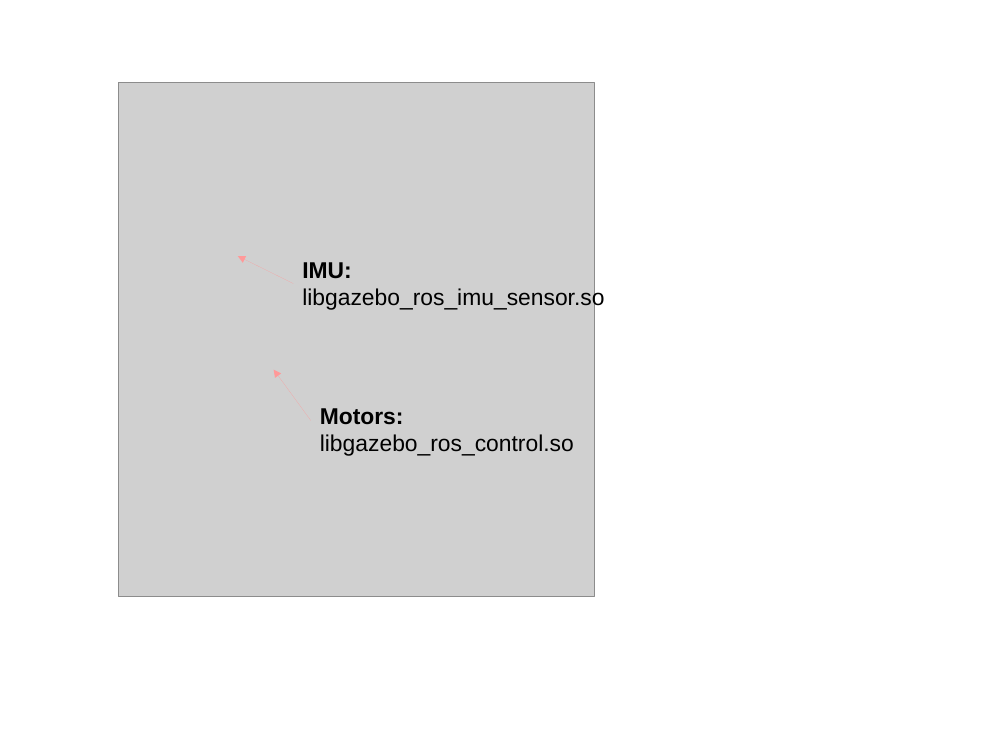
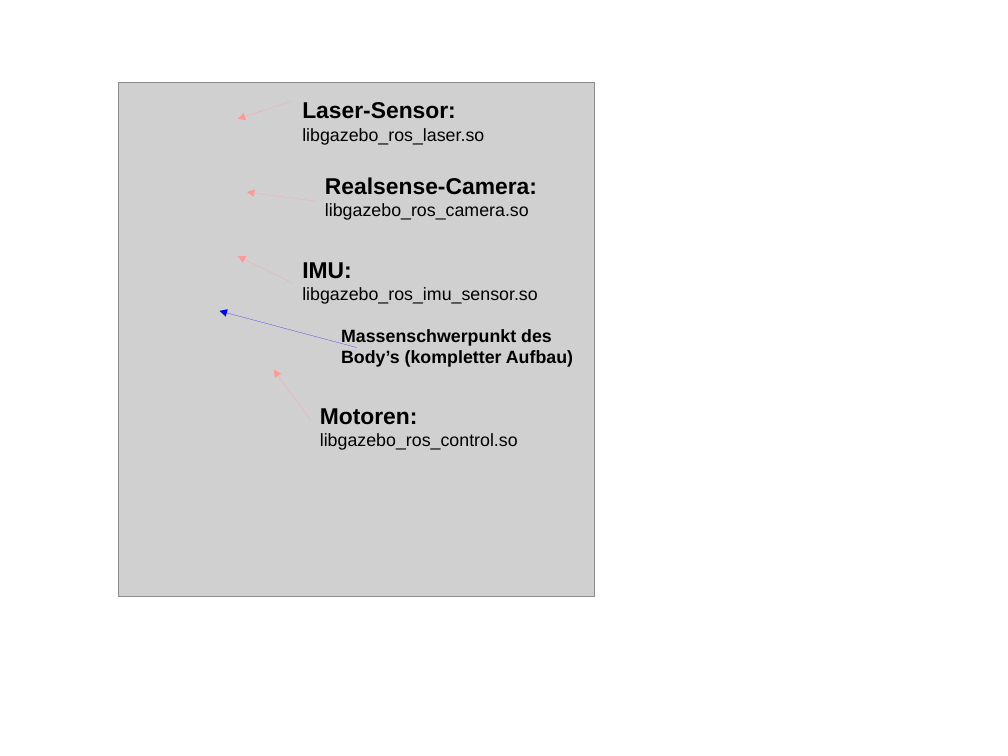
Before and after one commit to CesMak/bb, a slide deck: slide 1 of img/plugins_simulation.odp. Drawn at 1008x756 pixels with LibreOffice and Linux fonts; fonts in the diff are those of the drawing; grey boxes stand for pictures. Boxes give left, top, right and bottom in pixels: in the first picture for what was removed or moved away, otherwise in the second. Text is boxed around its words. In the diff, an @@ line names an element or a change of style, - is before the commit and + after.

```diff
--- a/img/plugins_simulation.odp
+++ b/img/plugins_simulation.odp
@@ arrow added from (294, 101) to (238, 119), #FF9999 0 pt @@
@@ text added at box(302, 102, 484, 145), 14 pt, text #000000 @@
+Laser-Sensor:
+libgazebo_ros_laser.so
@@ text added at box(325, 177, 537, 220), 14 pt, text #000000 @@
+Realsense-Camera:
+libgazebo_ros_camera.so
@@ arrow added from (316, 201) to (247, 192), #FF9999 0 pt @@
@@ text at box(302, 287, 538, 304): size 18 to 14 pt in "libgazebo_ros_imu_sensor.so" @@
@@ arrow added from (357, 348) to (220, 311), #0000FF 0 pt @@
@@ text added at box(341, 329, 573, 367), 14 pt, text #000000, bold @@
+Massenschwerpunkt des
+Body’s (kompletter Aufbau)
@@ text at box(320, 408, 418, 425): text changed @@
-Motors:
+Motoren:
@@ text at box(320, 433, 518, 450): size 18 to 14 pt in "libgazebo_ros_control.so" @@
```
Also in this commit, not shown: 7 other files.
